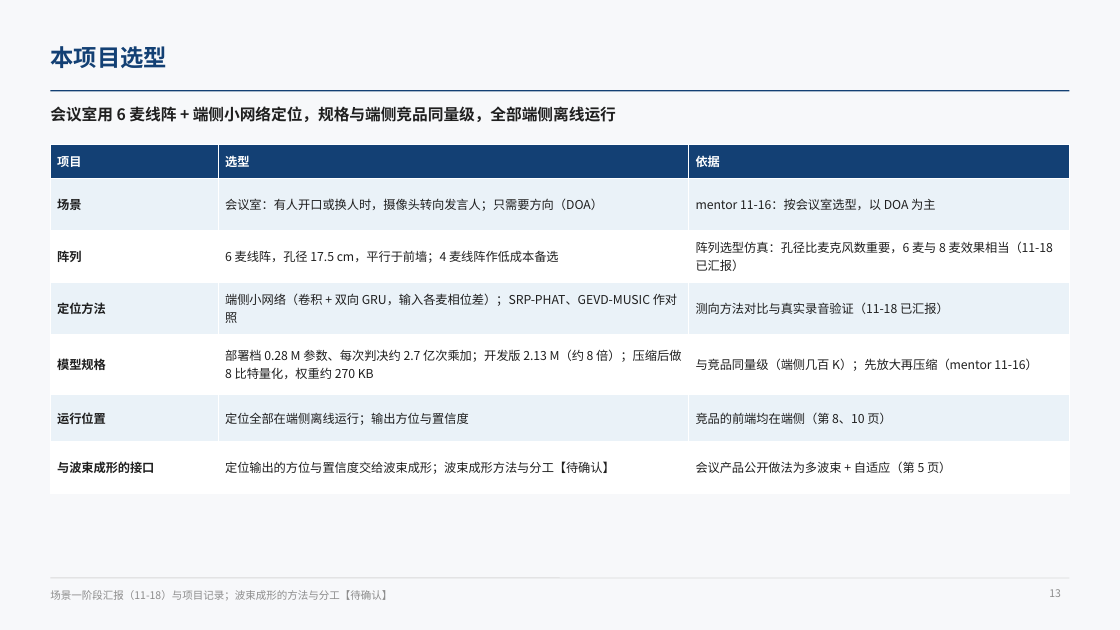
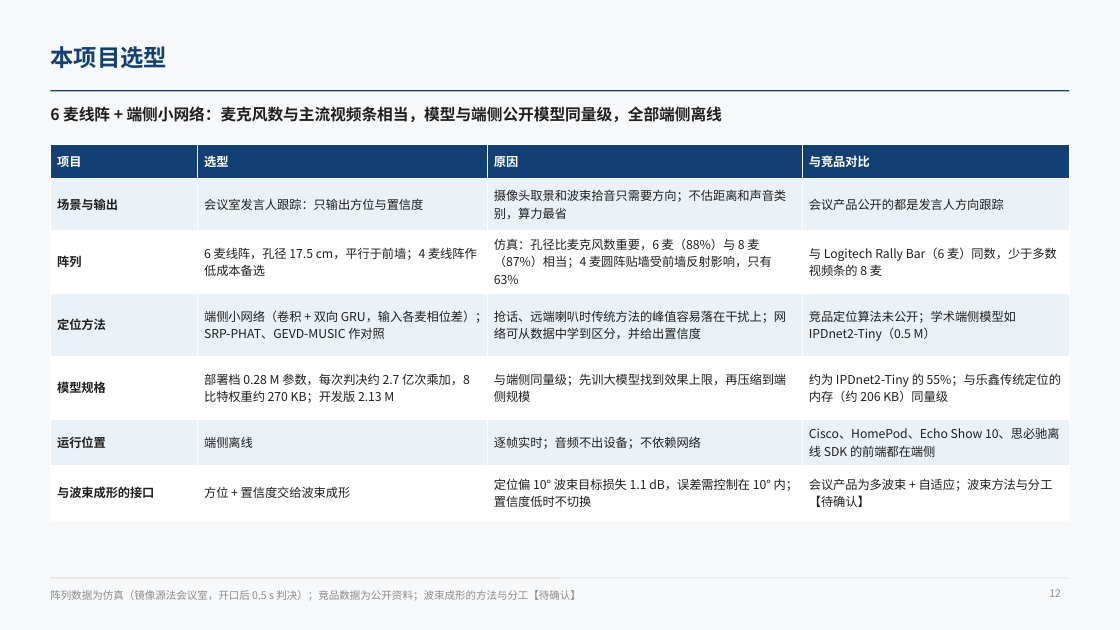
Before and after one commit to ZeroFoxxi/ssl-scene1, a slide deck: slide 12 of 01_场景一_摄像头声源定位/技术总结/声源定位与波束成形技术总结.pptx (slide 13 before the commit). Drawn at 1120x630 pixels with LibreOffice and Linux fonts; fonts in the diff are those of the drawing. Boxes give left, top, right and bottom in pixels: in the first picture for what was removed or moved away, otherwise in the second. Text is boxed around its words. In the diff, an @@ line names an element or a change of style, - is before the commit and + after.

```diff
--- a/01_场景一_摄像头声源定位/技术总结/声源定位与波束成形技术总结.pptx
+++ b/01_场景一_摄像头声源定位/技术总结/声源定位与波束成形技术总结.pptx
@@ text at <box>50,106,722,122</box>: text changed @@
-会议室用 6 麦线阵 + 端侧小网络定位，规格与端侧竞品同量级，全部端侧离线运行
+6 麦线阵 + 端侧小网络：麦克风数与主流视频条相当，模型与端侧公开模型同量级，全部端侧离线
@@ table at <box>50,145,1070,511</box> @@
-column 1: 项目 | 场景 | 阵列 | 定位方法 | 模型规格 | 运行位置 | 与波束成形的接口
-column 2: 选型 | 会议室：有人开口或换人时，摄像头转向发言人；只需要方向（DOA） | 6 麦线阵，孔径 17.5 cm，平行于前墙；4 麦线阵作低成本备选 | 端侧小网络（卷积 + 双向 GRU，输入各麦相位差）；SRP-PHAT、GEVD-MUSIC 作对照 | 部署档 0.28 M 参数、每次判决约 2.7 亿次乘加；开发版 2.13 M（约 8 倍）；压缩后做 8 比特量化，权重约 270 KB | 定位全部在端侧离线运行；输出方位与置信度 | 定位输出的方位与置信度交给波束成形；波束成形方法与分工【待确认】
-column 3: 依据 | mentor 11-16：按会议室选型，以 DOA 为主 | 阵列选型仿真：孔径比麦克风数重要，6 麦与 8 麦效果相当（11-18 已汇报） | 测向方法对比与真实录音验证（11-18 已汇报） | 与竞品同量级（端侧几百 K）；先放大再压缩（mentor 11-16） | 竞品的前端均在端侧（第 8、10 页） | 会议产品公开做法为多波束 + 自适应（第 5 页）
+column 1: 项目 | 场景与输出 | 阵列 | 定位方法 | 模型规格 | 运行位置 | 与波束成形的接口
+column 2: 选型 | 会议室发言人跟踪：只输出方位与置信度 | 6 麦线阵，孔径 17.5 cm，平行于前墙；4 麦线阵作低成本备选 | 端侧小网络（卷积 + 双向 GRU，输入各麦相位差）；SRP-PHAT、GEVD-MUSIC 作对照 | 部署档 0.28 M 参数，每次判决约 2.7 亿次乘加，8 比特权重约 270 KB；开发版 2.13 M | 端侧离线 | 方位 + 置信度交给波束成形
+column 3: 原因 | 摄像头取景和波束拾音只需要方向；不估距离和声音类别，算力最省 | 仿真：孔径比麦克风数重要，6 麦（88%）与 8 麦（87%）相当；4 麦圆阵贴墙受前墙反射影响，只有 63% | 抢话、远端喇叭时传统方法的峰值容易落在干扰上；网络可从数据中学到区分，并给出置信度 | 与端侧同量级；先训大模型找到效果上限，再压缩到端侧规模 | 逐帧实时；音频不出设备；不依赖网络 | 定位偏 10° 波束目标损失 1.1 dB，误差需控制在 10° 内；置信度低时不切换
+column 4: 与竞品对比 | 会议产品公开的都是发言人方向跟踪 | 与 Logitech Rally Bar（6 麦）同数，少于多数视频条的 8 麦 | 竞品定位算法未公开；学术端侧模型如 IPDnet2-Tiny（0.5 M） | 约为 IPDnet2-Tiny 的 55%；与乐鑫传统定位的内存（约 206 KB）同量级 | Cisco、HomePod、Echo Show 10、思必驰离线 SDK 的前端都在端侧 | 会议产品为多波束 + 自适应；波束方法与分工【待确认】
@@ text at <box>50,590,581,600</box>: text changed @@
-场景一阶段汇报（11-18）与项目记录；波束成形的方法与分工【待确认】
+阵列数据为仿真（镜像源法会议室，开口后 0.5 s 判决）；竞品数据为公开资料；波束成形的方法与分工【待确认】
```
Also in this commit, not shown: 2 other slides changed, 1 slide removed, 3 other files.
